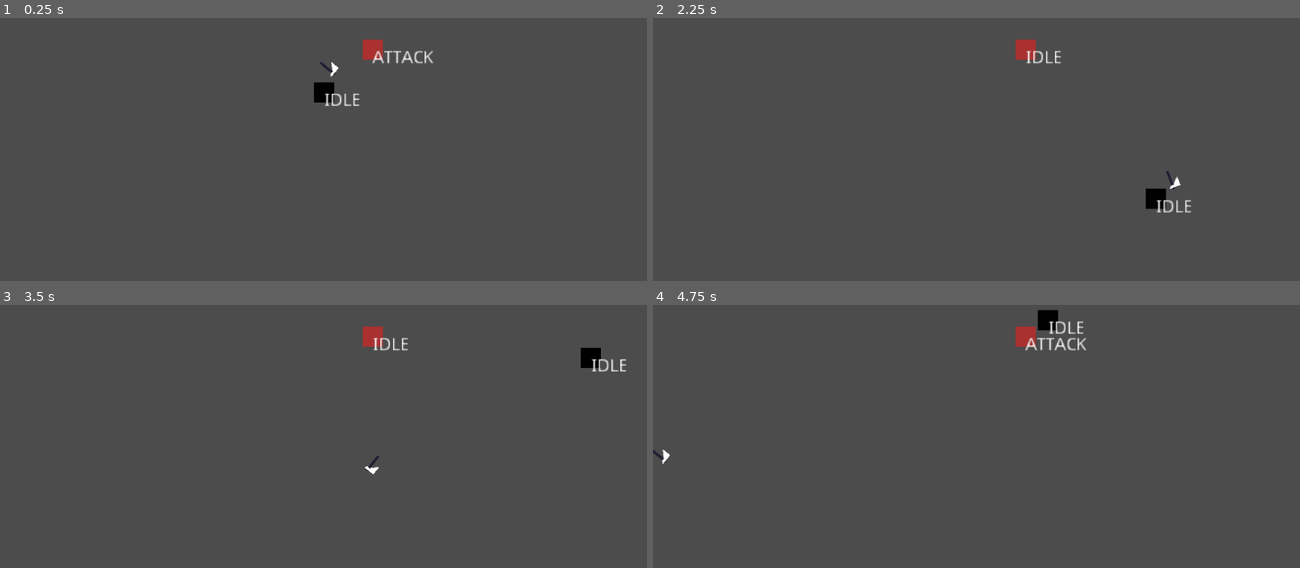
Above: before the commit, frames 1-4 (two rows, left to right).
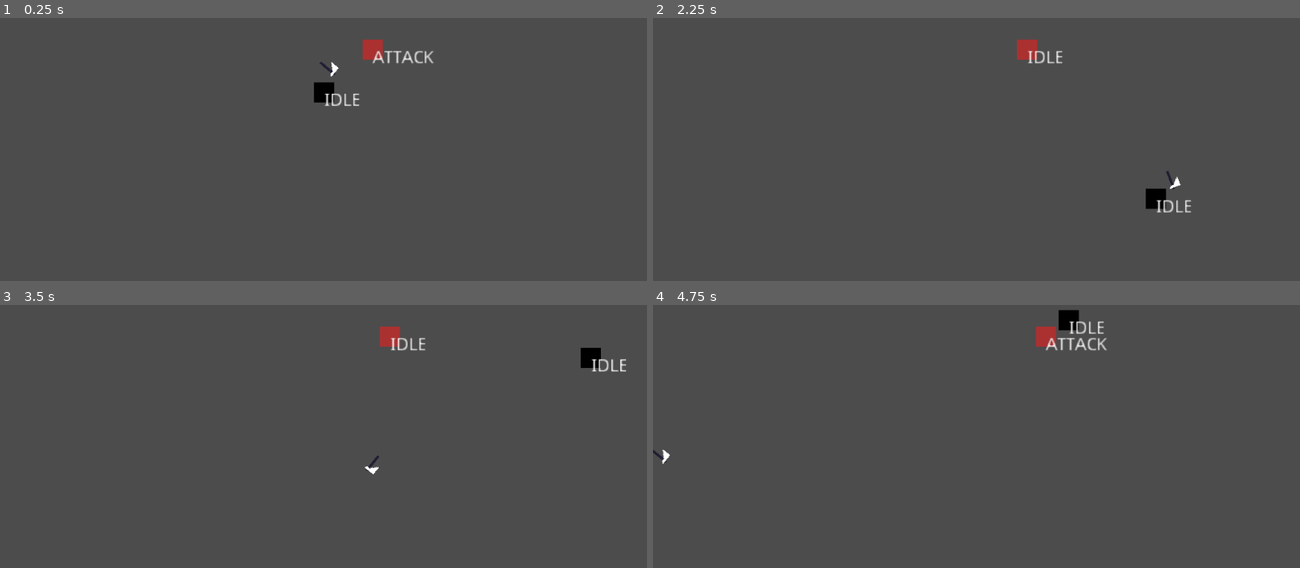
Above: after the commit, the same moments.

Repository: renzoventura/god-of-war
Game: Godot game, scene res://scenes/level/TemplateLevel.tscn
Two runs of this game, one before a commit and one after it. Both use one fixed random seed, a clock stepped at 60 frames per second and the inputs below.
Inputs (mouse positions are in pixels of both pictures, inside the frame that each line leads up to):
- Up to frame 1 (0.25 s): no input
- Up to frame 2 (2.25 s): tap Enter at 0.5 s; move the mouse to (1118, 73) at 0.52 s; hold D (right) 0.53-1.28 s; click (1118, 73) at 0.6 s; move the mouse to (847, 112) at 1.27 s; hold S (down) 1.28-2.03 s; click (847, 112) at 1.35 s; move the mouse to (outside the picture) at 2.02 s; hold D (right) from 2.03 s (still down); tap Space (dash) at 2.1 s
- Up to frame 3 (3.5 s): click (outside the picture) at 2.3 s; move the mouse to (291, 454) at 2.77 s; release D (right) at 2.78 s; hold W (up) from 2.78 s (still down); right-click (291, 454) at 2.85 s; click (291, 454) at 3.05 s
- Up to frame 4 (4.75 s): move the mouse to (1170, 436) at 3.52 s; release W (up) at 3.53 s; hold A (left) from 3.53 s (still down); click (1170, 436) at 3.6 s; move the mouse to (782, 323) at 4.27 s; click (782, 323) at 4.35 s

The runs differ from the first frame. In frame 1, less than 0.1% of the frame differs, in the area x 57-67%, y 12-18%; in frame 2, 0.2%; in frame 3, 0.5%; in frame 4, 1.3%, in the area x 56-71%, y 1-18%.

Commit message:
state features for enemy

Diff:
--- a/scenes/enemy/Enemy.gd
+++ b/scenes/enemy/Enemy.gd
@@ -29,12 +29,18 @@
 
 func idle():
 	state_label.text = "IDLE"
-#	move()
-#	move_and_slide(motion)
+	idle_feature()
+
+func idle_feature():
+	move()
+	move_and_slide(motion)
 	pass
 
 func frozen():
 	state_label.text = "FROZEN"
+	frozen_feature()
+
+func frozen_feature():
 	pass
 
 func move():
@@ -42,6 +48,9 @@
 
 func attack():
 	state_label.text = "ATTACK"
+	attack_feature()
+
+func attack_feature():
 	pass
 
 func hit(damage):
